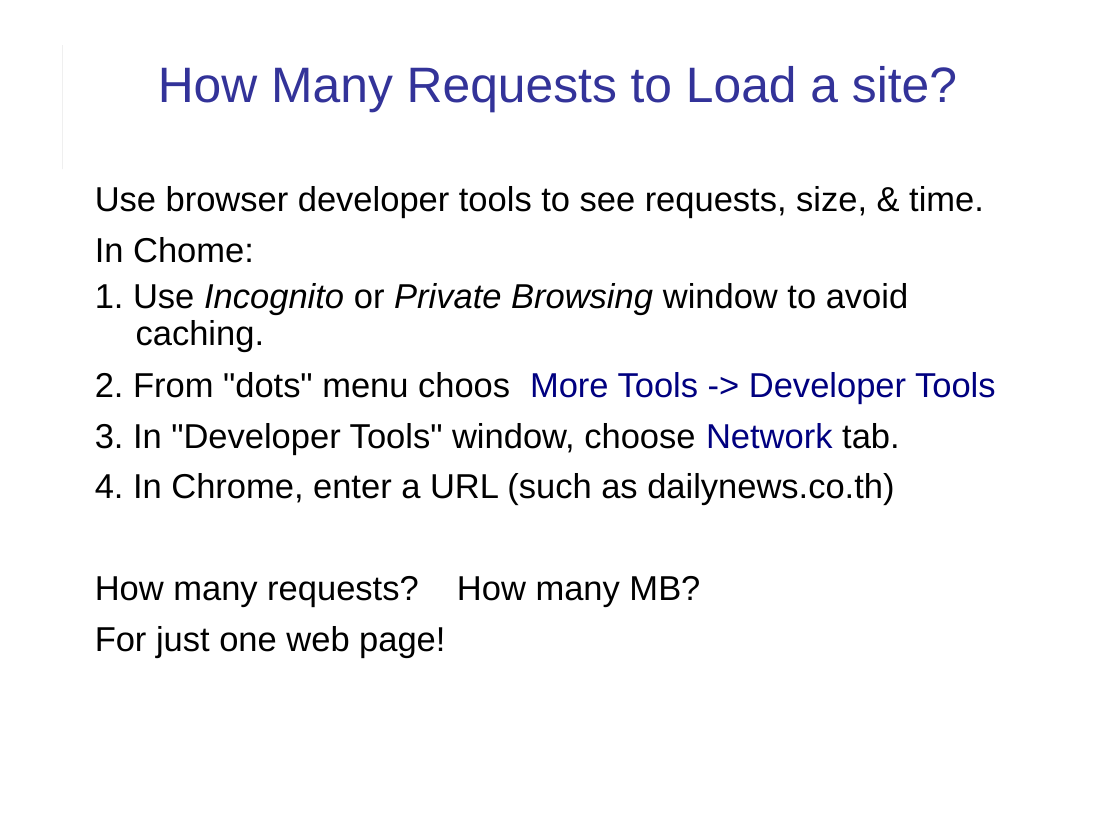
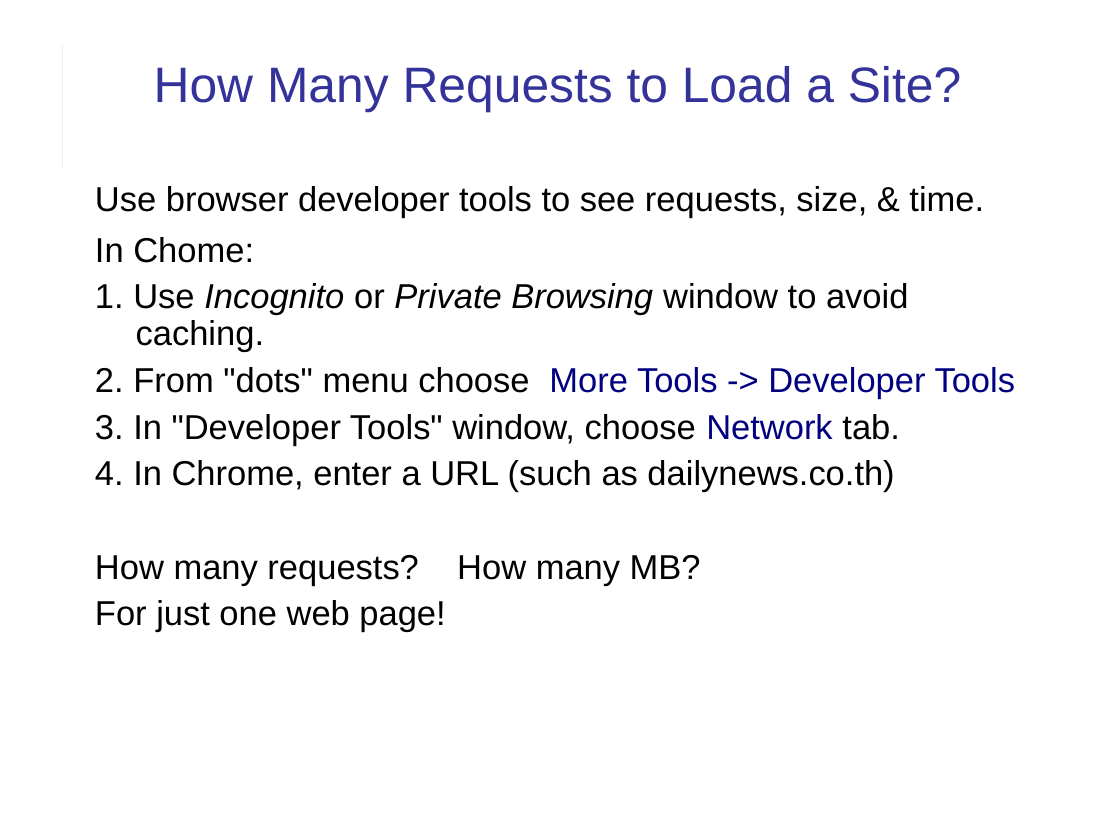
Before and after one commit to cpske/ISP, a slide deck: slide 20 of web/HTTP-in-Action.ppt. Drawn at 1120x840 pixels with LibreOffice and Linux fonts; fonts in the diff are those of the drawing. Boxes give left, top, right and bottom in pixels: in the first picture for what was removed or moved away, otherwise in the second. Text is boxed around its words. In the diff, an @@ line names an element or a change of style, - is before the commit and + after.

Commit message:
fix typos in slides

```diff
--- a/web/HTTP-in-Action.ppt
+++ b/web/HTTP-in-Action.ppt
@@ title at <box>154,66,961,113</box>: text changed @@
-How Many Requests to Load a site?
+How Many Requests to Load a Site?
@@ text at <box>95,367,1016,399</box>: text changed @@
-2. From "dots" menu choos More Tools -> Developer Tools
+2. From "dots" menu choose More Tools -> Developer Tools
@@ text at <box>95,414,899,633</box>: line spacing 1 to 0.9 @@
```
Also in this commit, not shown: 11 other slides changed, 1 other file.
